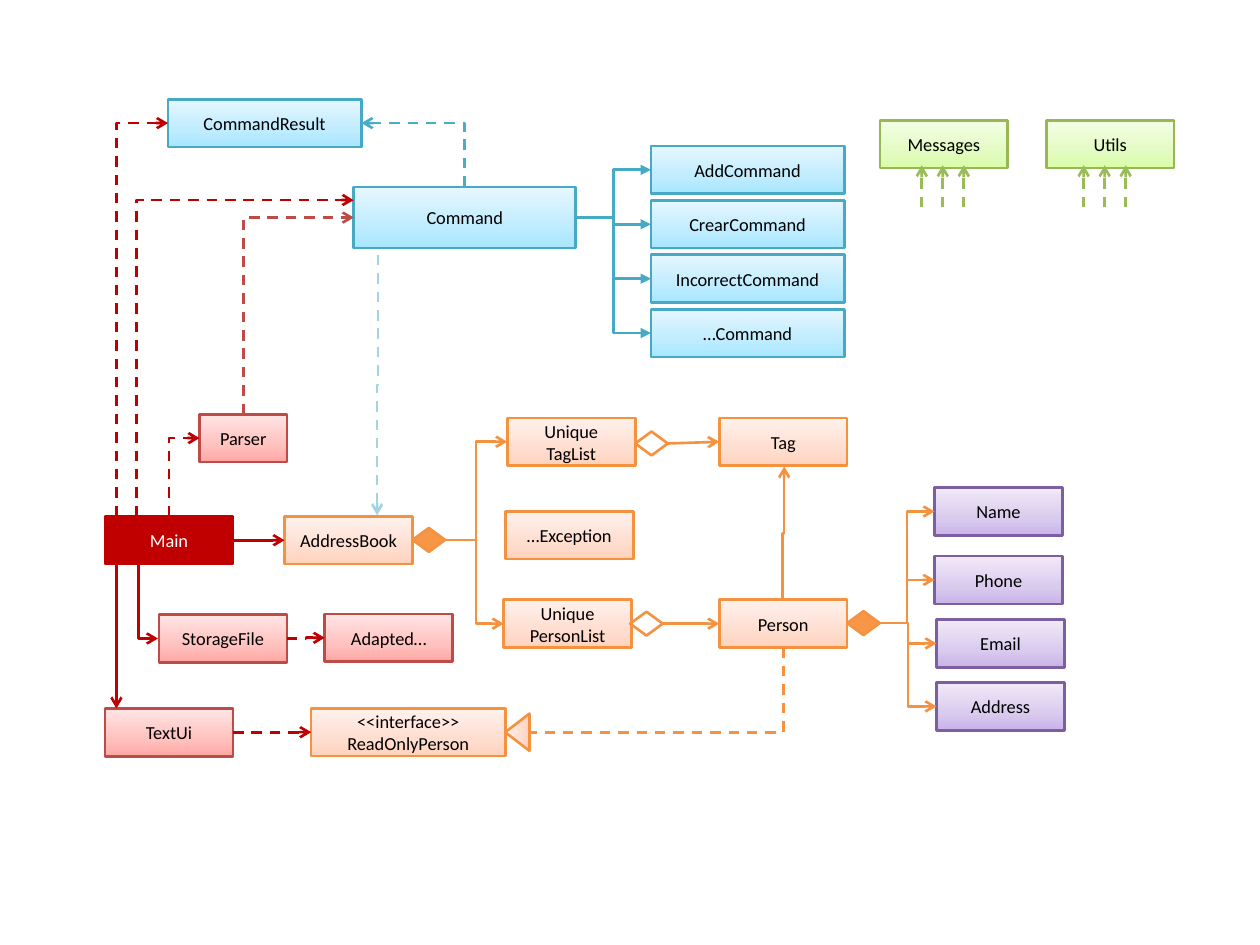
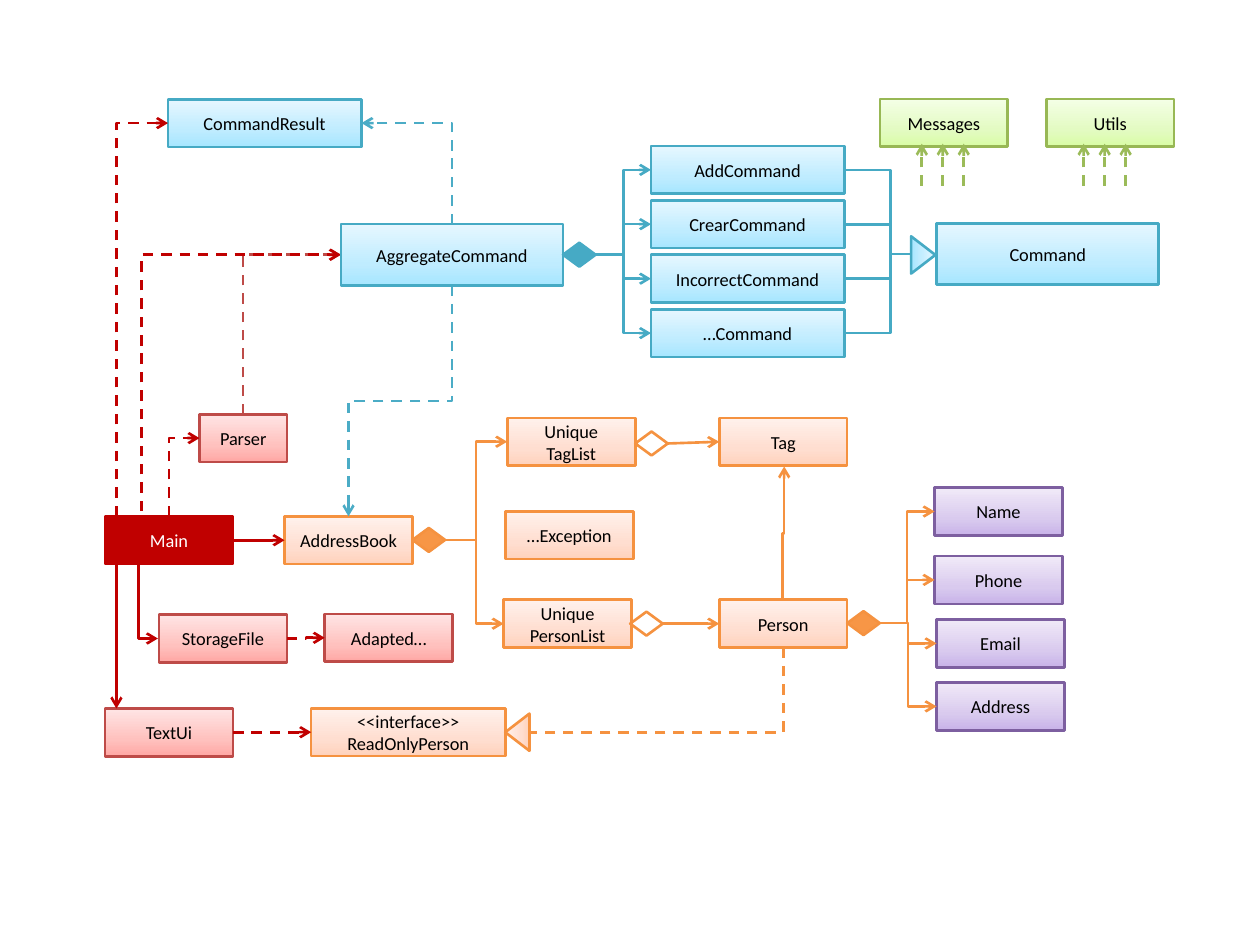
Before and after one commit to se-edu/addressbook-level2, a slide deck: slide 2 of doc/Diagrams.pptx. Drawn at 1260x945 pixels with LibreOffice and Linux fonts; fonts in the diff are those of the drawing. Boxes give left, top, right and bottom in pixels: in the first picture for what was removed or moved away, otherwise in the second. Text is boxed around its words. In the diff, an @@ line names an element or a change of style, - is before the commit and + after.

```diff
--- a/doc/Diagrams.pptx
+++ b/doc/Diagrams.pptx
@@ rectangle "Messages": place and size @@
-rectangle "Messages" at bbox=[879, 121, 1008, 169]
+rectangle "Messages" at bbox=[879, 98, 1008, 146]
@@ rectangle "Utils": place and size @@
-rectangle "Utils" at bbox=[1046, 121, 1174, 169]
+rectangle "Utils" at bbox=[1046, 98, 1174, 146]
@@ elbow arrow moved from (465, 186) - (362, 123) to (452, 224) - (362, 123) @@
@@ 6 arrows: place and size @@
-6 arrows at bbox=[922, 165, 1125, 208]
+6 arrows at bbox=[922, 144, 1125, 185]
@@ elbow arrow moved from (576, 218) - (651, 170) to (651, 170) - (596, 255) @@
@@ elbow arrow (651, 170) - (596, 255): arrowheads changed @@
@@ elbow line added from (936, 255) to (844, 170), #46AAC5 1.5 pt @@
@@ rectangle added at bbox=[341, 224, 563, 286], fill gradient #A7E6FF to #C1EDFF to #E7F8FF, outline #46AAC5 1.5 pt, 10.5 pt, text #000000 @@
+AggregateCommand
@@ elbow arrow moved from (576, 218) - (651, 278) to (651, 224) - (596, 255) @@
@@ elbow arrow (651, 224) - (596, 255): arrowheads changed @@
@@ elbow line added from (844, 224) to (936, 255), #46AAC5 1.5 pt @@
@@ triangle added at bbox=[912, 236, 936, 274], fill gradient #A7E6FF to #C1EDFF to #E7F8FF, outline #46AAC5 1.5 pt @@
@@ rectangle "Command": place and size @@
-rectangle "Command" at bbox=[354, 186, 576, 248]
+rectangle "Command" at bbox=[936, 223, 1158, 285]
@@ elbow arrow moved from (136, 517) - (354, 200) to (141, 512) - (341, 255) @@
@@ elbow arrow moved from (243, 415) - (354, 218) to (243, 415) - (341, 255) @@
@@ diamond added at bbox=[563, 243, 596, 267], fill #46AAC5, outline #46AAC5 1.5 pt @@
@@ elbow arrow moved from (576, 218) - (651, 333) to (651, 333) - (596, 255) @@
@@ elbow arrow (651, 333) - (596, 255): arrowheads changed @@
@@ elbow arrow moved from (576, 218) - (651, 224) to (651, 278) - (596, 255) @@
@@ elbow arrow (651, 278) - (596, 255): arrowheads changed @@
@@ elbow line added from (844, 333) to (936, 255), #46AAC5 1.5 pt @@
@@ elbow line added from (844, 278) to (936, 255), #46AAC5 1.5 pt @@
@@ elbow arrow moved from (378, 255) - (377, 515) to (452, 286) - (349, 517) @@
@@ elbow arrow (452, 286) - (349, 517): stroke #A2D4E1 1.5 pt dashed to #4BACC6 1.5 pt dashed @@
```
Also in this commit, not shown: 21 other files.
